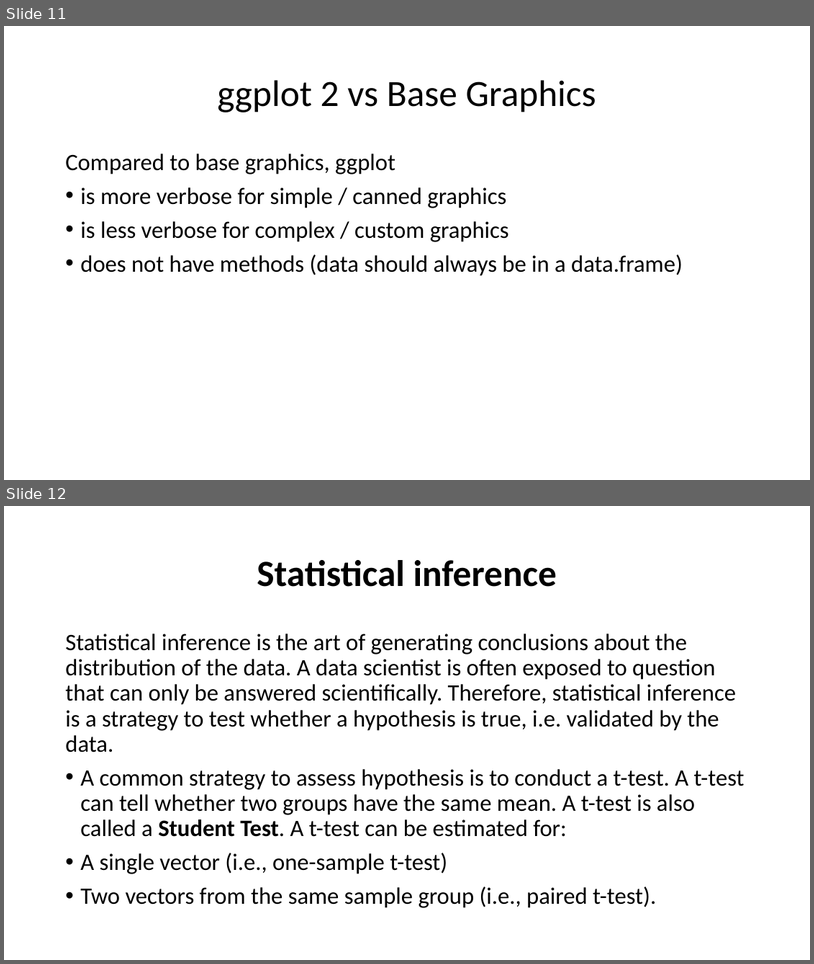
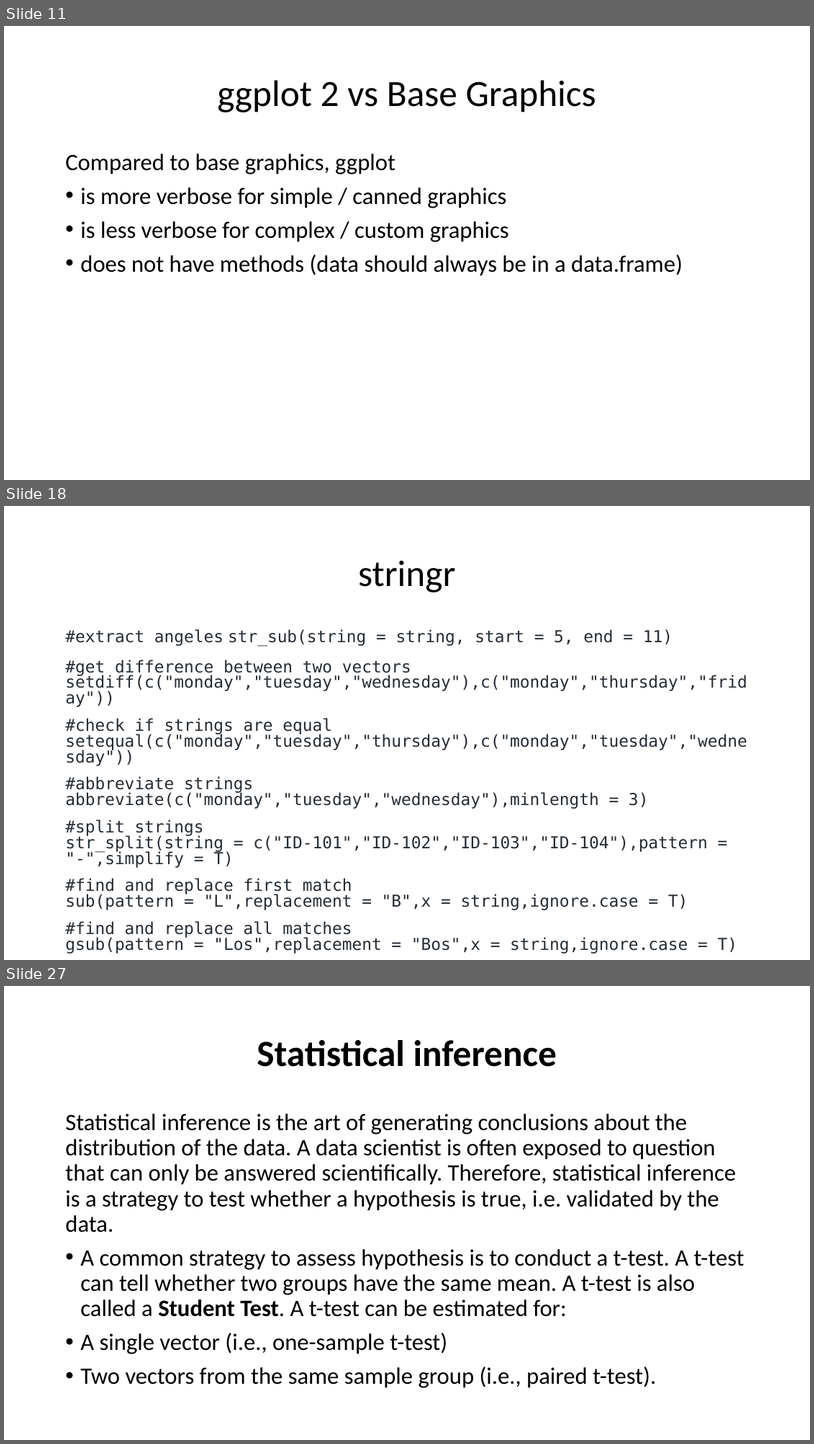
Before and after one commit to brainmentorspvtltd/R_OnlineTraining, a slide deck: RProgramming_ppt.pptx. Shown one above the other, each under a label of ours: slides 11 and 12 before the commit, slides 11, 18 and 27 after it; the slides between them are not shown. The pictures are 814x964 and 814x1444 pixels, drawn with LibreOffice and Linux fonts; fonts in the diff are those of the drawing. Boxes give left, top, right and bottom in pixels: in the first picture for what was removed or moved away, otherwise in the second. Text is boxed around its words. In the diff, an @@ line names an element or a change of style, - is before the commit and + after.

```diff
--- a/RProgramming_ppt.pptx
+++ b/RProgramming_ppt.pptx
@@ slide 18 added at [4, 506, 810, 960], background #FFFFFF @@
@@ title added at [358, 560, 455, 592], 44 pt, text #000000 @@
+stringr
@@ text added at [65, 629, 747, 953], 19.6 pt, text #252C33 @@
+#extract angeles str_sub(string = string, start = 5, end = 11)
+#get difference between two vectors
+setdiff(c("monday","tuesday","wednesday"),c("monday","thursday","friday"))
+#check if strings are equal
+setequal(c("monday","tuesday","thursday"),c("monday","tuesday","wednesday"))
+#abbreviate strings
+abbreviate(c("monday","tuesday","wednesday"),minlength = 3)
+#split strings
+str_split(string = c("ID-101","ID-102","ID-103","ID-104"),pattern = "-",simplify = T)
+#find and replace first match
+sub(pattern = "L",replacement = "B",x = string,ignore.case = T)
+#find and replace all matches
+gsub(pattern = "Los",replacement = "Bos",x = string,ignore.case = T)
@@ what was slide 12 is now slide 27 @@
```
Also in this commit, not shown: 14 other slides added, 3 other files.
